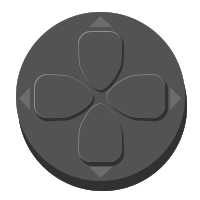
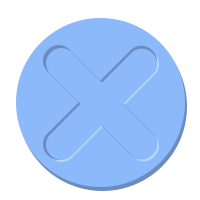
Layered file, before and after one edit (200x200). Changes by layer:
hid group "Black" (6 layers) over [16, 12, 187, 191]
hid group "Bule" (5 layers) over [16, 12, 187, 191]
added group "Bule Down" with 5 layers above "Purple" over [16, 18, 187, 191]
added layer "圆角矩形 2 副本 3" (2nd of 2, in "Bule Down") in group "Bule Down" over [46, 48, 157, 160]
added layer "圆角矩形 2 副本 2" (2nd of 2, in "Bule Down") in group "Bule Down" over [43, 45, 157, 160]
added layer "圆角矩形 2 副本" (2nd of 2, in "Bule Down") in group "Bule Down" over [46, 48, 159, 162]
added layer "椭圆 1" (4th of 10, in "Bule Down") in group "Bule Down" over [16, 18, 185, 187]
added layer "椭圆 1 副本" (4th of 10, in "Bule Down") in group "Bule Down" over [18, 22, 187, 191]
hid group "Purple" (5 layers) over [16, 12, 187, 191]
hid group "Green" (5 layers) over [16, 12, 187, 191]
hid group "Red" (5 layers) over [16, 12, 187, 191]
hid "图层 1" over [16, 12, 187, 191]
